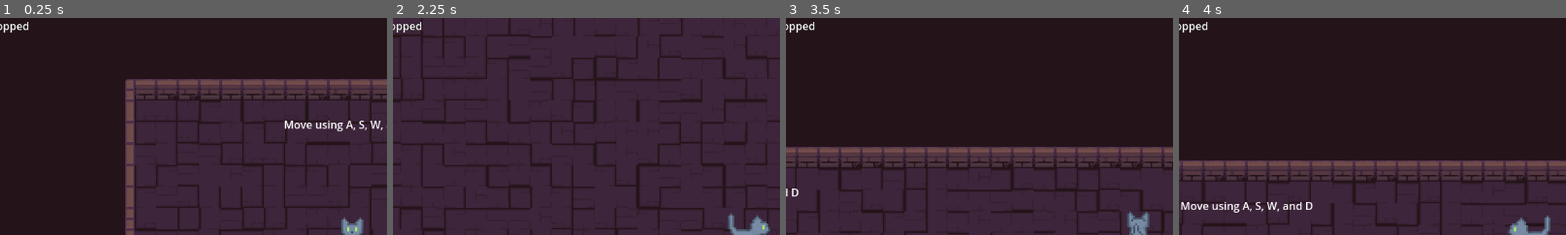
Above: before the commit, frames 1-4 (left to right).
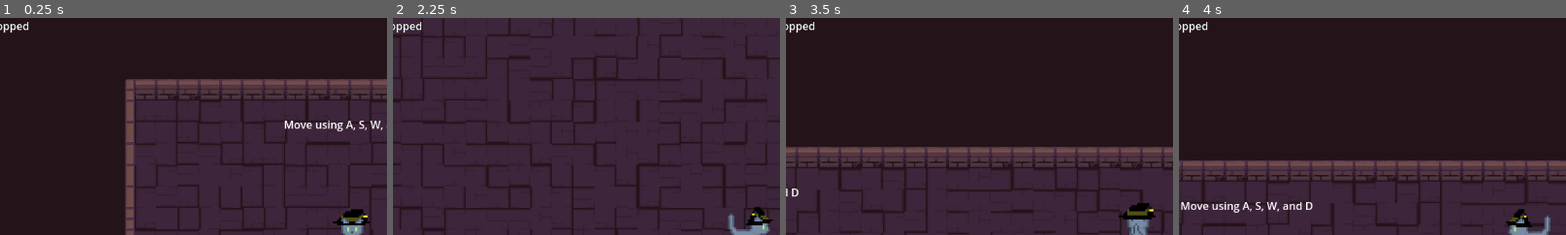
Above: after the commit, the same moments.

Repository: pablocoop/CC5408-Proyecto
Game: Godot game, scene res://scenes/main.tscn
Same seed, same stepped clock (60 frames per second), same inputs: the game is played once before the commit and once after it.
Inputs (mouse positions are % of the whole screen's width and height, from its top left):
- Up to frame 1 (0.25 s): no input
- Up to frame 2 (2.25 s): tap Enter at 0.5 s; move the mouse to (72, 45) at 0.52 s; hold D (move_right) 0.53-1.28 s; tap Space (attack) at 0.6, 2.1 s; move the mouse to (30, 55) at 1.27 s; hold S (move_down) 1.28-2.03 s; right-click (30, 55) at 1.35 s; move the mouse to (60, 28) at 2.02 s; hold D (move_right) from 2.03 s (still down)
- Up to frame 3 (3.5 s): move the mouse to (45, 70) at 2.77 s; release D (move_right) at 2.78 s; hold W (move_up) from 2.78 s (still down); right-click (45, 70) at 2.85 s
- Up to frame 4 (4 s): move the mouse to (80, 65) at 3.52 s; release W (move_up) at 3.53 s; hold A (move_left) from 3.53 s (still down); tap Space (attack) at 3.6 s
The pictures show only the part of the screen within x 5-54%, y 0-50%; the shares and areas given below are measured in that part.

The runs differ from the first frame. In frame 1, 0.4% of the frame differs, in the area x 85-96%, y 87-96%; in frame 2, 0.3%; in frame 3, 0.5%, in the area x 85-96%, y 85-93%; in frame 4, 0.3%.

Commit message:
feat(player): add magical hat accessory

Diff:
--- a/scenes/level_0.tscn
+++ b/scenes/level_0.tscn
@@ -511,11 +511,13 @@
 scale = Vector2(2, 2)
 tile_map_data = PackedByteArray("AAAjAA0AAAACAAEAAAAjAAwAAAAEAAEAAAAjAAsAAAABAAIAAAAjAAoAAAACAAIAAAAjAAkAAAAEAAEAAAAjAA …(72720 unchanged characters)…
 tile_set = SubResource("TileSet_rerym")
+metadata/_edit_lock_ = true
 
 [node name="Background" type="TileMapLayer" parent="."]
 scale = Vector2(2, 2)
 tile_map_data = PackedByteArray("AADn//D/AAAIAAcAAADn//H/AAAIAAcAAADn//L/AAAIAAcAAADn//P/AAAIAAcAAADn//T/AAAIAAcAAADn// …(22240 unchanged characters)…
 tile_set = SubResource("TileSet_5nv5w")
+metadata/_edit_lock_ = true
 
 [node name="Skeleton" parent="." instance=ExtResource("2_rerym")]
 position = Vector2(1937, 246)
@@ -525,6 +527,7 @@
 
 [node name="StaticBody2D" type="StaticBody2D" parent="."]
 collision_mask = 10
+metadata/_edit_lock_ = true
 
 [node name="CollisionShape2D" type="CollisionShape2D" parent="StaticBody2D"]
 position = Vector2(1871, 245)
--- a/scenes/player.tscn
+++ b/scenes/player.tscn
@@ -1,7 +1,7 @@
 [gd_scene load_steps=63 format=3 uid="uid://b66xtdsj4jkeg"]
 
 [ext_resource type="Script" uid="uid://20gqeq084edk" path="res://scenes/player.gd" id="1_g2els"]
-[ext_resource type="Texture2D" uid="uid://bch6ixobikwmg" path="res://assets/Cats Download/blue_3.png" id="2_qhqgy"]
+[ext_resource type="Texture2D" uid="uid://cq3lbv5f6p8m3" path="res://assets/Cats Download/blue_3_hat.png" id="2_g2els"]
 
 [sub_resource type="CapsuleShape2D" id="CapsuleShape2D_dqkch"]
 radius = 5.5
@@ -16,10 +16,10 @@
 tracks/0/interp = 1
 tracks/0/loop_wrap = true
 tracks/0/keys = {
-"times": PackedFloat32Array(0),
-"transitions": PackedFloat32Array(1),
-"update": 1,
-"values": [ExtResource("2_qhqgy")]
+"times": PackedFloat32Array(0, 0.001),
+"transitions": PackedFloat32Array(1, 1),
+"update": 1,
+"values": [ExtResource("2_g2els"), ExtResource("2_g2els")]
 }
 tracks/1/type = "value"
 tracks/1/imported = false
@@ -60,7 +60,7 @@
 "times": PackedFloat32Array(0),
 "transitions": PackedFloat32Array(1),
 "update": 1,
-"values": [ExtResource("2_qhqgy")]
+"values": [ExtResource("2_g2els")]
 }
 tracks/1/type = "value"
 tracks/1/imported = false
@@ -101,7 +101,7 @@
 "times": PackedFloat32Array(0),
 "transitions": PackedFloat32Array(1),
 "update": 1,
-"values": [ExtResource("2_qhqgy")]
+"values": [ExtResource("2_g2els")]
 }
 tracks/1/type = "value"
 tracks/1/imported = false
@@ -142,7 +142,7 @@
 "times": PackedFloat32Array(0),
 "transitions": PackedFloat32Array(1),
 "update": 1,
-"values": [ExtResource("2_qhqgy")]
+"values": [ExtResource("2_g2els")]
 }
 tracks/1/type = "value"
 tracks/1/imported = false
@@ -183,7 +183,7 @@
 "times": PackedFloat32Array(0),
 "transitions": PackedFloat32Array(1),
 "update": 1,
-"values": [ExtResource("2_qhqgy")]
+"values": [ExtResource("2_g2els")]
 }
 tracks/1/type = "value"
 tracks/1/imported = false
@@ -224,7 +224,7 @@
 "times": PackedFloat32Array(0),
 "transitions": PackedFloat32Array(1),
 "update": 1,
-"values": [ExtResource("2_qhqgy")]
+"values": [ExtResource("2_g2els")]
 }
 tracks/1/type = "value"
 tracks/1/imported = false
@@ -265,7 +265,7 @@
 "times": PackedFloat32Array(0),
 "transitions": PackedFloat32Array(1),
 "update": 1,
-"values": [ExtResource("2_qhqgy")]
+"values": [ExtResource("2_g2els")]
 }
 tracks/1/type = "value"
 tracks/1/imported = false
@@ -306,7 +306,7 @@
 "times": PackedFloat32Array(0),
 "transitions": PackedFloat32Array(1),
 "update": 1,
-"values": [ExtResource("2_qhqgy")]
+"values": [ExtResource("2_g2els")]
 }
 tracks/1/type = "value"
 tracks/1/imported = false
@@ -347,7 +347,7 @@
 "times": PackedFloat32Array(0),
 "transitions": PackedFloat32Array(1),
 "update": 1,
-"values": [ExtResource("2_qhqgy")]
+"values": [ExtResource("2_g2els")]
 }
 tracks/1/type = "value"
 tracks/1/imported = false
@@ -389,7 +389,7 @@
 "times": PackedFloat32Array(0),
 "transitions": PackedFloat32Array(1),
 "update": 1,
-"values": [ExtResource("2_qhqgy")]
+"values": [ExtResource("2_g2els")]
 }
 tracks/1/type = "value"
 tracks/1/imported = false
@@ -431,7 +431,7 @@
 "times": PackedFloat32Array(0),
 "transitions": PackedFloat32Array(1),
 "update": 1,
-"values": [ExtResource("2_qhqgy")]
+"values": [ExtResource("2_g2els")]
 }
 tracks/1/type = "value"
 tracks/1/imported = false
@@ -485,7 +485,7 @@
 "times": PackedFloat32Array(0),
 "transitions": PackedFloat32Array(1),
 "update": 1,
-"values": [ExtResource("2_qhqgy")]
+"values": [ExtResource("2_g2els")]
 }
 tracks/2/type = "value"
 tracks/2/imported = false
@@ -515,7 +515,7 @@
 "times": PackedFloat32Array(0),
 "transitions": PackedFloat32Array(1),
 "update": 1,
-"values": [ExtResource("2_qhqgy")]
+"values": [ExtResource("2_g2els")]
 }
 tracks/1/type = "value"
 tracks/1/imported = false
@@ -562,26 +562,26 @@
 tracks/1/type = "value"
 tracks/1/imported = false
 tracks/1/enabled = true
-tracks/1/path = NodePath("Sprite2D:position")
-tracks/1/interp = 1
-tracks/1/loop_wrap = true
-tracks/1/keys = {
-"times": PackedFloat32Array(0.416737),
-"transitions": PackedFloat32Array(1),
-"update": 0,
-"values": [Vector2(1.4, 0)]
-}
-tracks/2/type = "value"
-tracks/2/imported = false
-tracks/2/enabled = true
-tracks/2/path = NodePath("Sprite2D:texture")
-tracks/2/interp = 1
-tracks/2/loop_wrap = true
-tracks/2/keys = {
-"times": PackedFloat32Array(0.416737),
-"transitions": PackedFloat32Array(1),
-"update": 1,
-"values": [ExtResource("2_qhqgy")]
+tracks/1/path = NodePath("Sprite2D:texture")
+tracks/1/interp = 1
+tracks/1/loop_wrap = true
+tracks/1/keys = {
+"times": PackedFloat32Array(0),
+"transitions": PackedFloat32Array(1),
+"update": 1,
+"values": [ExtResource("2_g2els")]
+}
+tracks/2/type = "value"
+tracks/2/imported = false
+tracks/2/enabled = true
+tracks/2/path = NodePath("Sprite2D:position")
+tracks/2/interp = 1
+tracks/2/loop_wrap = true
+tracks/2/keys = {
+"times": PackedFloat32Array(0),
+"transitions": PackedFloat32Array(1),
+"update": 0,
+"values": [Vector2(1.4, 0)]
 }
 
 [sub_resource type="Animation" id="Animation_wqfne"]
@@ -599,7 +599,7 @@
 "times": PackedFloat32Array(0),
 "transitions": PackedFloat32Array(1),
 "update": 1,
-"values": [ExtResource("2_qhqgy")]
+"values": [ExtResource("2_g2els")]
 }
 tracks/1/type = "value"
 tracks/1/imported = false
@@ -641,7 +641,7 @@
 "times": PackedFloat32Array(0),
 "transitions": PackedFloat32Array(1),
 "update": 1,
-"values": [ExtResource("2_qhqgy")]
+"values": [ExtResource("2_g2els")]
 }
 tracks/1/type = "value"
 tracks/1/imported = false
@@ -683,7 +683,7 @@
 "times": PackedFloat32Array(0),
 "transitions": PackedFloat32Array(1),
 "update": 1,
-"values": [ExtResource("2_qhqgy")]
+"values": [ExtResource("2_g2els")]
 }
 tracks/1/type = "value"
 tracks/1/imported = false
@@ -749,7 +749,7 @@
 "times": PackedFloat32Array(0),
 "transitions": PackedFloat32Array(1),
 "update": 1,
-"values": [ExtResource("2_qhqgy")]
+"values": [ExtResource("2_g2els")]
 }
 
 [sub_resource type="Animation" id="Animation_jej6c"]
@@ -779,7 +779,7 @@
 "times": PackedFloat32Array(0),
 "transitions": PackedFloat32Array(1),
 "update": 1,
-"values": [ExtResource("2_qhqgy")]
+"values": [ExtResource("2_g2els")]
 }
 
 [sub_resource type="Animation" id="Animation_31cv2"]
@@ -797,7 +797,7 @@
 "times": PackedFloat32Array(0),
 "transitions": PackedFloat32Array(1),
 "update": 1,
-"values": [ExtResource("2_qhqgy")]
+"values": [ExtResource("2_g2els")]
 }
 tracks/1/type = "value"
 tracks/1/imported = false
@@ -839,7 +839,7 @@
 "times": PackedFloat32Array(0),
 "transitions": PackedFloat32Array(1),
 "update": 1,
-"values": [ExtResource("2_qhqgy")]
+"values": [ExtResource("2_g2els")]
 }
 tracks/1/type = "value"
 tracks/1/imported = false
@@ -893,7 +893,7 @@
 "times": PackedFloat32Array(0),
 "transitions": PackedFloat32Array(1),
 "update": 1,
-"values": [ExtResource("2_qhqgy")]
+"values": [ExtResource("2_g2els")]
 }
 tracks/2/type = "value"
 tracks/2/imported = false
@@ -923,7 +923,7 @@
 "times": PackedFloat32Array(0),
 "transitions": PackedFloat32Array(1),
 "update": 1,
-"values": [ExtResource("2_qhqgy")]
+"values": [ExtResource("2_g2els")]
 }
 tracks/1/type = "value"
 tracks/1/imported = false
@@ -965,7 +965,7 @@
 "times": PackedFloat32Array(0),
 "transitions": PackedFloat32Array(1),
 "update": 1,
-"values": [ExtResource("2_qhqgy")]
+"values": [ExtResource("2_g2els")]
 }
 tracks/1/type = "value"
 tracks/1/imported = false
@@ -1007,7 +1007,7 @@
 "times": PackedFloat32Array(0),
 "transitions": PackedFloat32Array(1),
 "update": 1,
-"values": [ExtResource("2_qhqgy")]
+"values": [ExtResource("2_g2els")]
 }
 tracks/1/type = "value"
 tracks/1/imported = false
@@ -1061,7 +1061,7 @@
 "times": PackedFloat32Array(0),
 "transitions": PackedFloat32Array(1),
 "update": 1,
-"values": [ExtResource("2_qhqgy")]
+"values": [ExtResource("2_g2els")]
 }
 tracks/2/type = "value"
 tracks/2/imported = false
@@ -1091,7 +1091,7 @@
 "times": PackedFloat32Array(0),
 "transitions": PackedFloat32Array(1),
 "update": 1,
-"values": [ExtResource("2_qhqgy")]
+"values": [ExtResource("2_g2els")]
 }
 tracks/1/type = "value"
 tracks/1/imported = false
@@ -1133,7 +1133,7 @@
 "times": PackedFloat32Array(0),
 "transitions": PackedFloat32Array(1),
 "update": 1,
-"values": [ExtResource("2_qhqgy")]
+"values": [ExtResource("2_g2els")]
 }
 tracks/1/type = "value"
 tracks/1/imported = false
@@ -1175,7 +1175,7 @@
 "times": PackedFloat32Array(0),
 "transitions": PackedFloat32Array(1),
 "update": 1,
-"values": [ExtResource("2_qhqgy")]
+"values": [ExtResource("2_g2els")]
 }
 tracks/1/type = "value"
 tracks/1/imported = false
@@ -1386,7 +1386,7 @@
 [node name="Sprite2D" type="Sprite2D" parent="."]
 position = Vector2(1.4, 0)
 scale = Vector2(3, 3)
-texture = ExtResource("2_qhqgy")
+texture = ExtResource("2_g2els")
 hframes = 32
 vframes = 17
 frame = 32
Binary file added: assets/Cats Download/blue_3_hat.png
Not shown, added: assets/Cats Download/blue_3_hat.png.import
